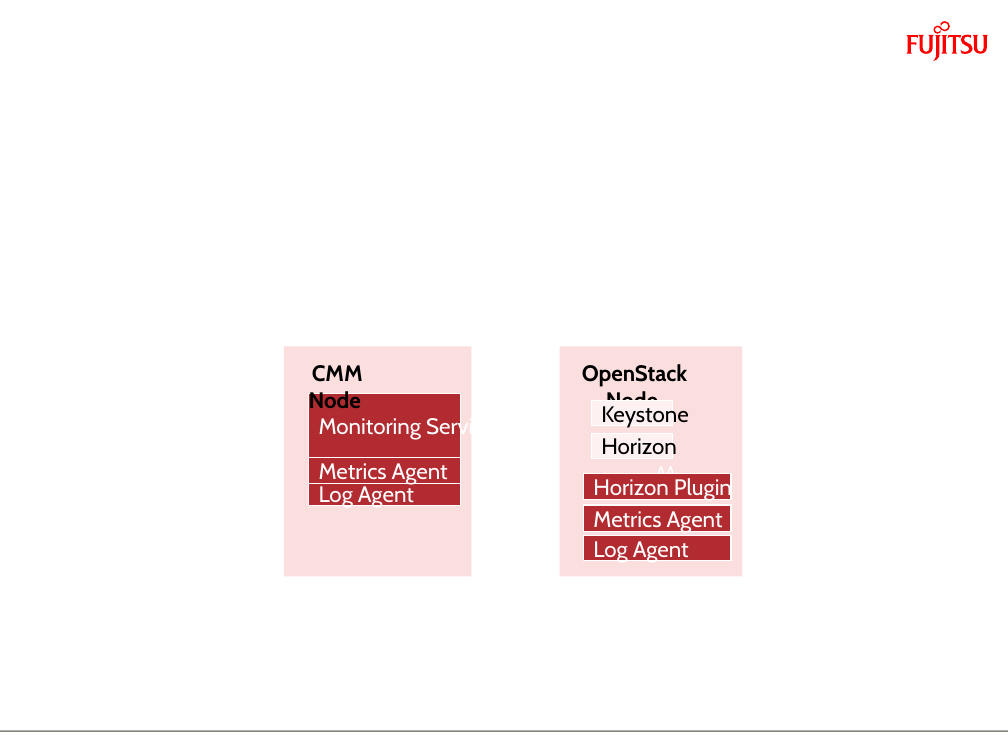
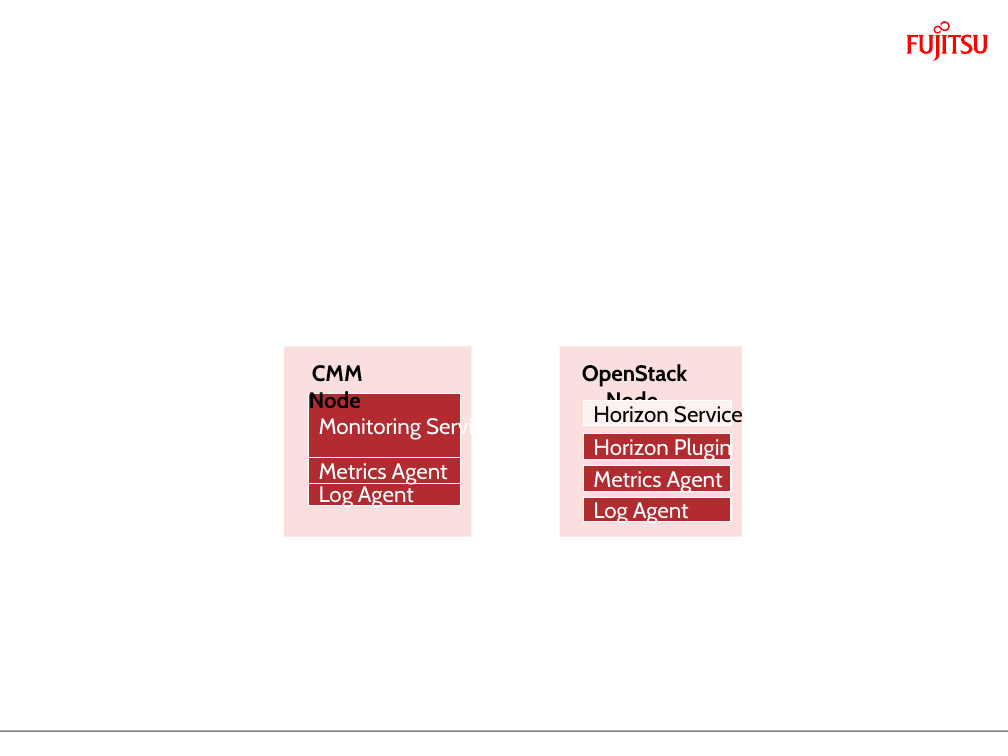
Before and after one commit to FujitsuEnablingSoftwareTechnologyGmbH/cmm-documentation, a slide deck: slide 1 of DocSources/images/installation-br.pptx. Drawn at 1008x756 pixels with LibreOffice and Linux fonts; fonts in the diff are those of the drawing; background and template pictures are left out. Boxes give left, top, right and bottom in pixels: in the first picture for what was removed or moved away, otherwise in the second. Text is boxed around its words. In the diff, an @@ line names an element or a change of style, - is before the commit and + after.

```diff
--- a/DocSources/images/installation-br.pptx
+++ b/DocSources/images/installation-br.pptx
@@ rectangle "AA" resized from (x1=284, y1=347, x2=472, y2=577) to (x1=284, y1=347, x2=472, y2=537) @@
@@ rectangle "AA" resized from (x1=559, y1=347, x2=742, y2=577) to (x1=559, y1=347, x2=742, y2=537) @@
@@ rectangle "Horizon Service" resized from (x1=592, y1=433, x2=673, y2=459) to (x1=584, y1=401, x2=732, y2=426) @@
@@ rectangle removed at (x1=592, y1=401, x2=673, y2=426) @@
-Keystone
@@ text in rectangle at (x1=593, y1=406, x2=743, y2=423): text changed @@
-Horizon
+Horizon Service
@@ 3 rectangles moved together from (x1=584, y1=473, x2=732, y2=561) to (x1=584, y1=433, x2=732, y2=522) @@
```
Also in this commit, not shown: 21 other files.
